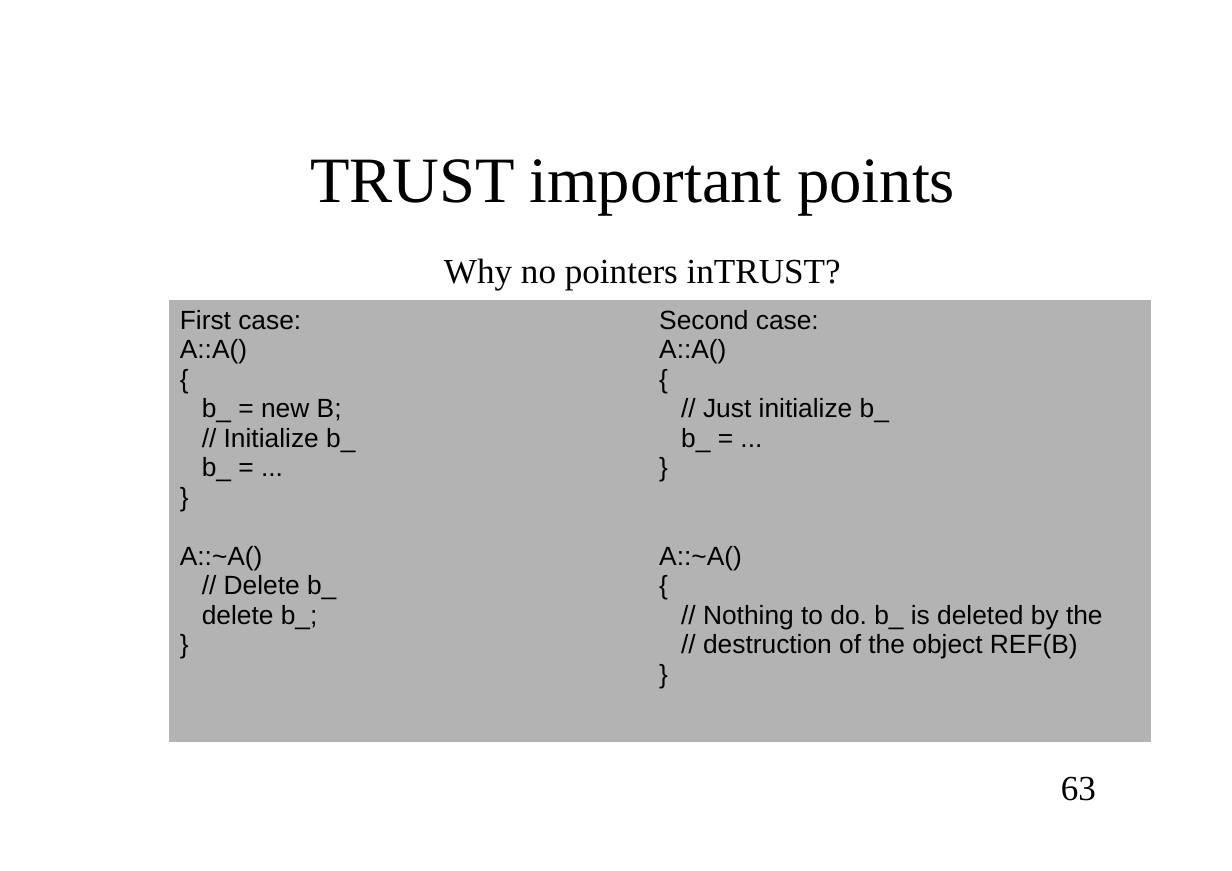
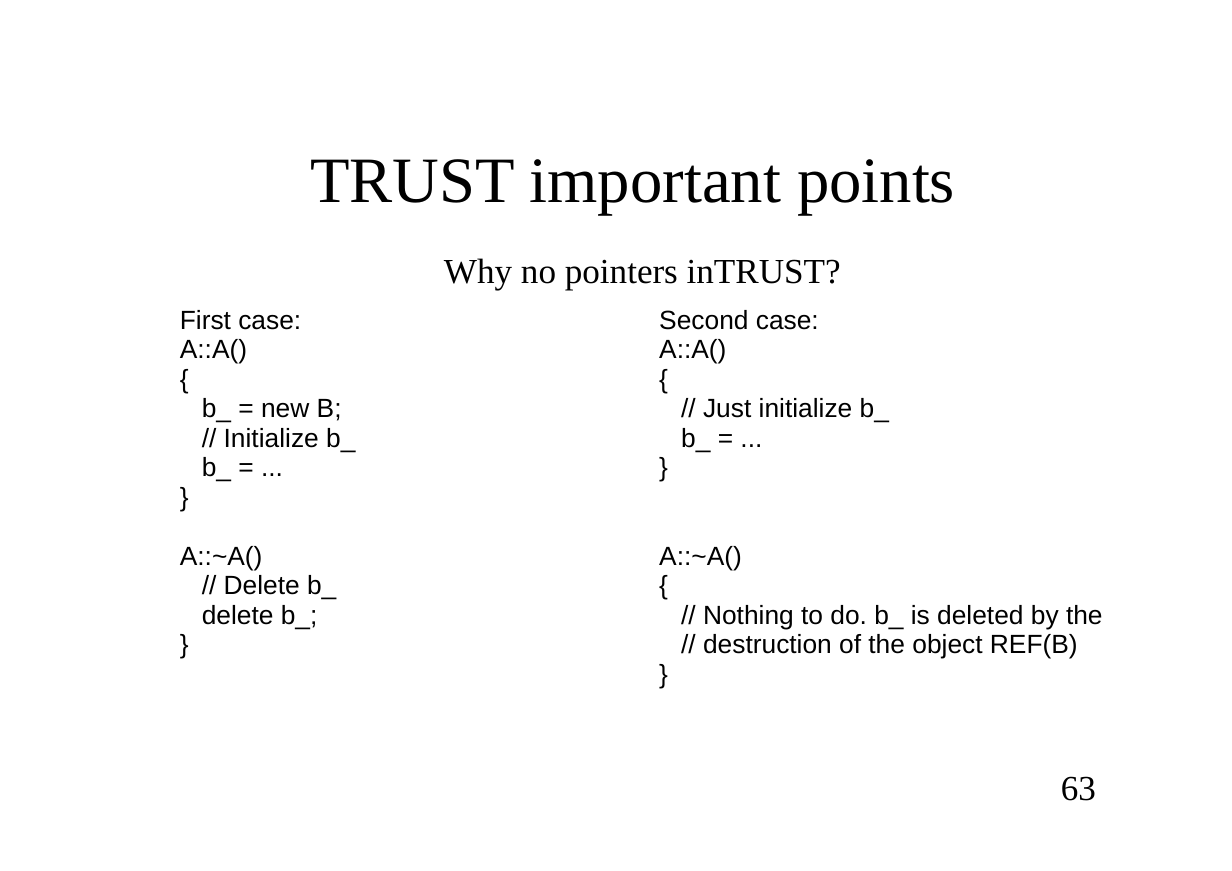
Before and after one commit to cea-trust-platform/trust-code, a slide deck: slide 63 of doc/TRUST/Developer_TRUST_presentation.odp. Drawn at 1232x871 pixels with LibreOffice and Linux fonts; fonts in the diff are those of the drawing; background and template pictures are left out. Boxes give left, top, right and bottom in pixels: in the first picture for what was removed or moved away, otherwise in the second. Text is boxed around its words. In the diff, an @@ line names an element or a change of style, - is before the commit and + after.

```diff
--- a/doc/TRUST/Developer_TRUST_presentation.odp
+++ b/doc/TRUST/Developer_TRUST_presentation.odp
@@ table at [170,300,1152,742] @@
@@ fill #B3B3B3 to none in row 1 @@
```
Also in this commit, not shown: 9 other slides changed, 3 other files.
